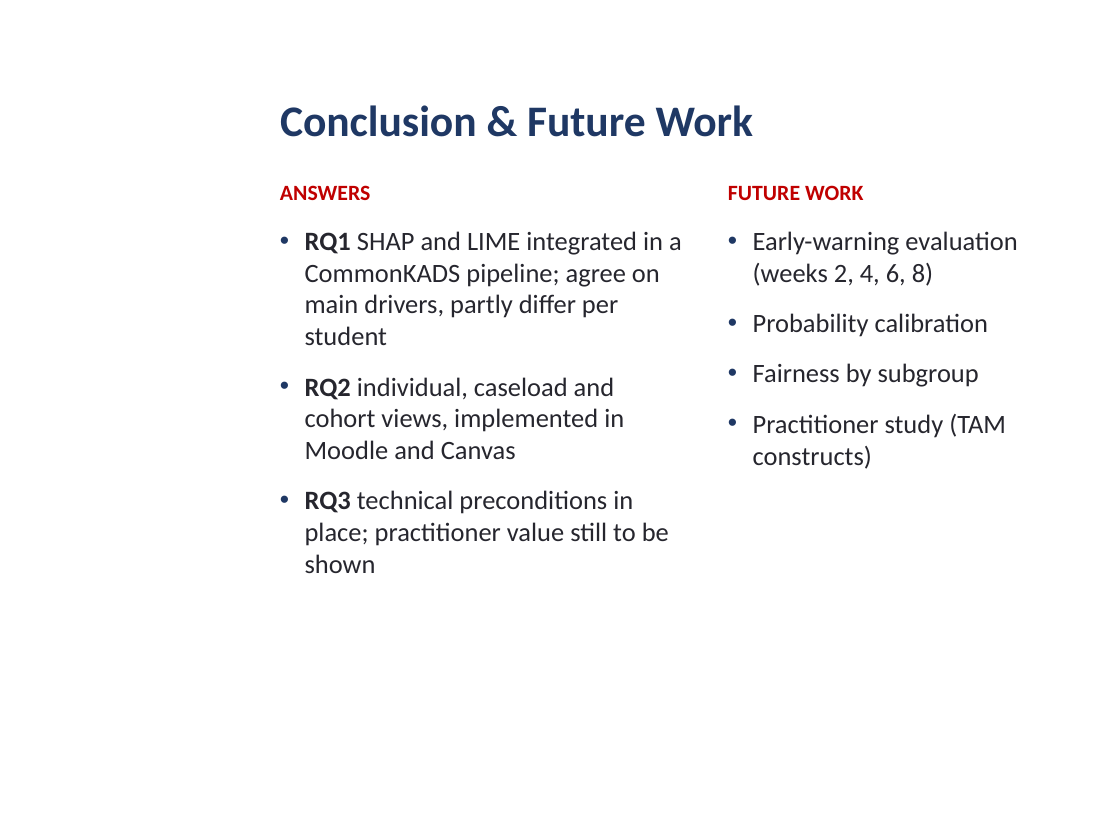
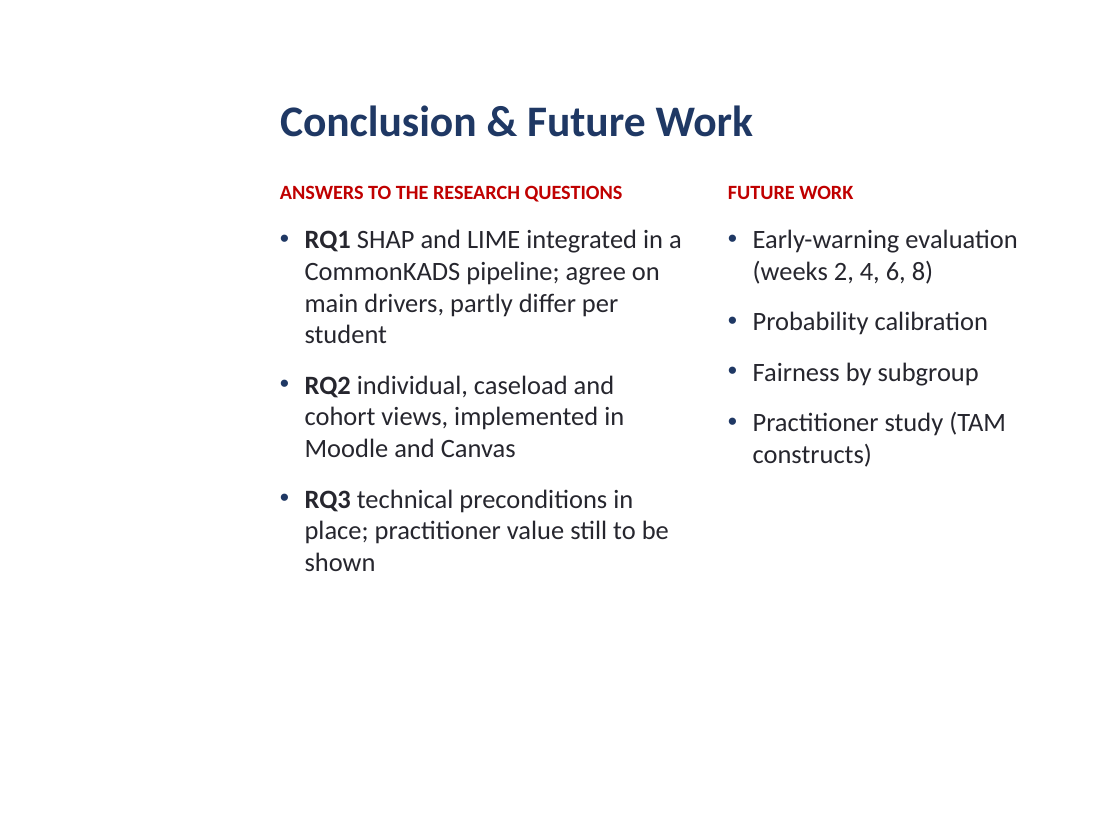
Before and after one commit to daniel-larry/python-run-result, a slide deck: slide 12 of Internal_Defense_Presentation.pptx. Drawn at 1120x840 pixels with LibreOffice and Linux fonts; fonts in the diff are those of the drawing; background and template pictures are left out. Boxes give left, top, right and bottom in pixels: in the first picture for what was removed or moved away, otherwise in the second. Text is boxed around its words. In the diff, an @@ line names an element or a change of style, - is before the commit and + after.

```diff
--- a/Internal_Defense_Presentation.pptx
+++ b/Internal_Defense_Presentation.pptx
@@ text at <box>280,185,623,202</box>: text changed; size 14 to 13 pt @@
-ANSWERS
+ANSWERS TO THE RESEARCH QUESTIONS
@@ text at <box>728,185,853,199</box>: size 14 to 13 pt in "FUTURE WORK" @@
```
Also in this commit, not shown: 9 other slides changed.
